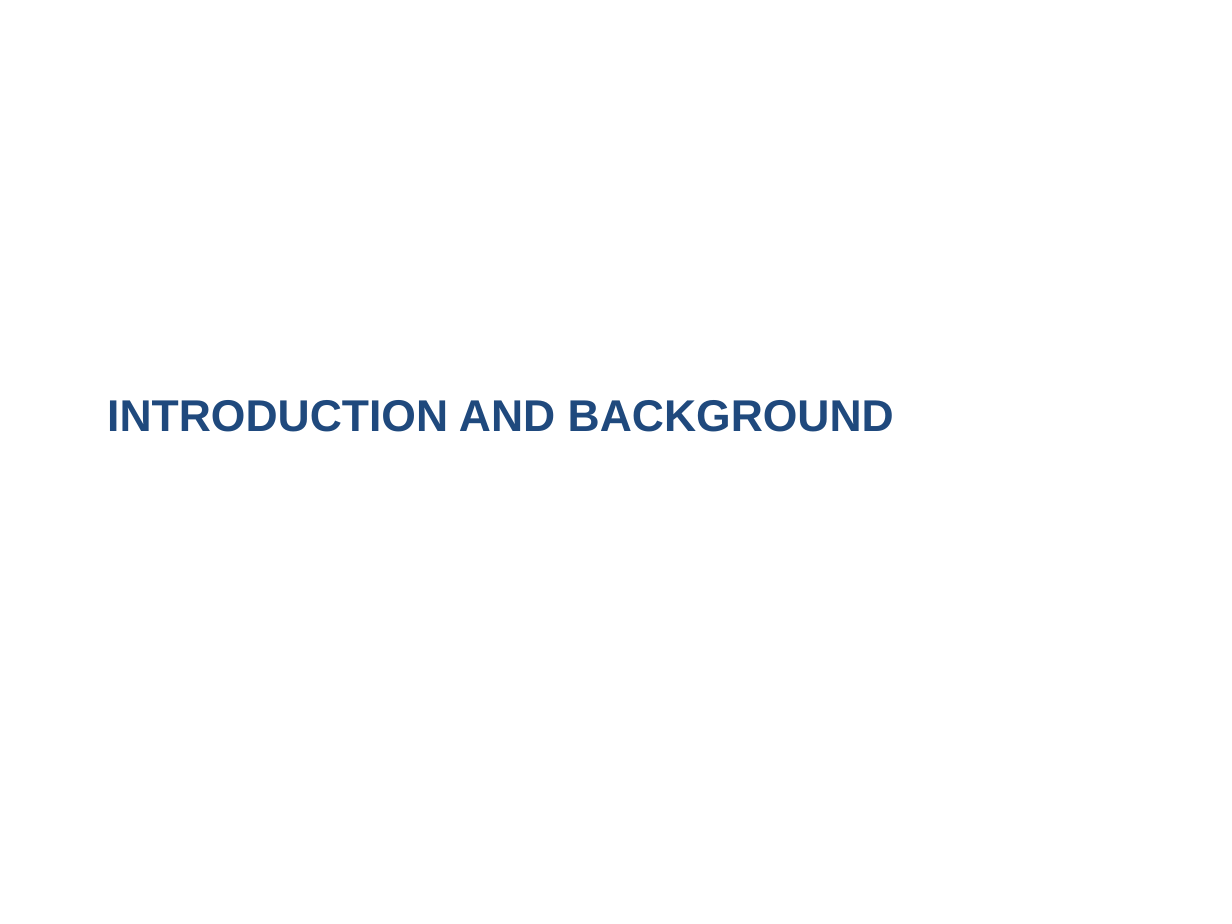
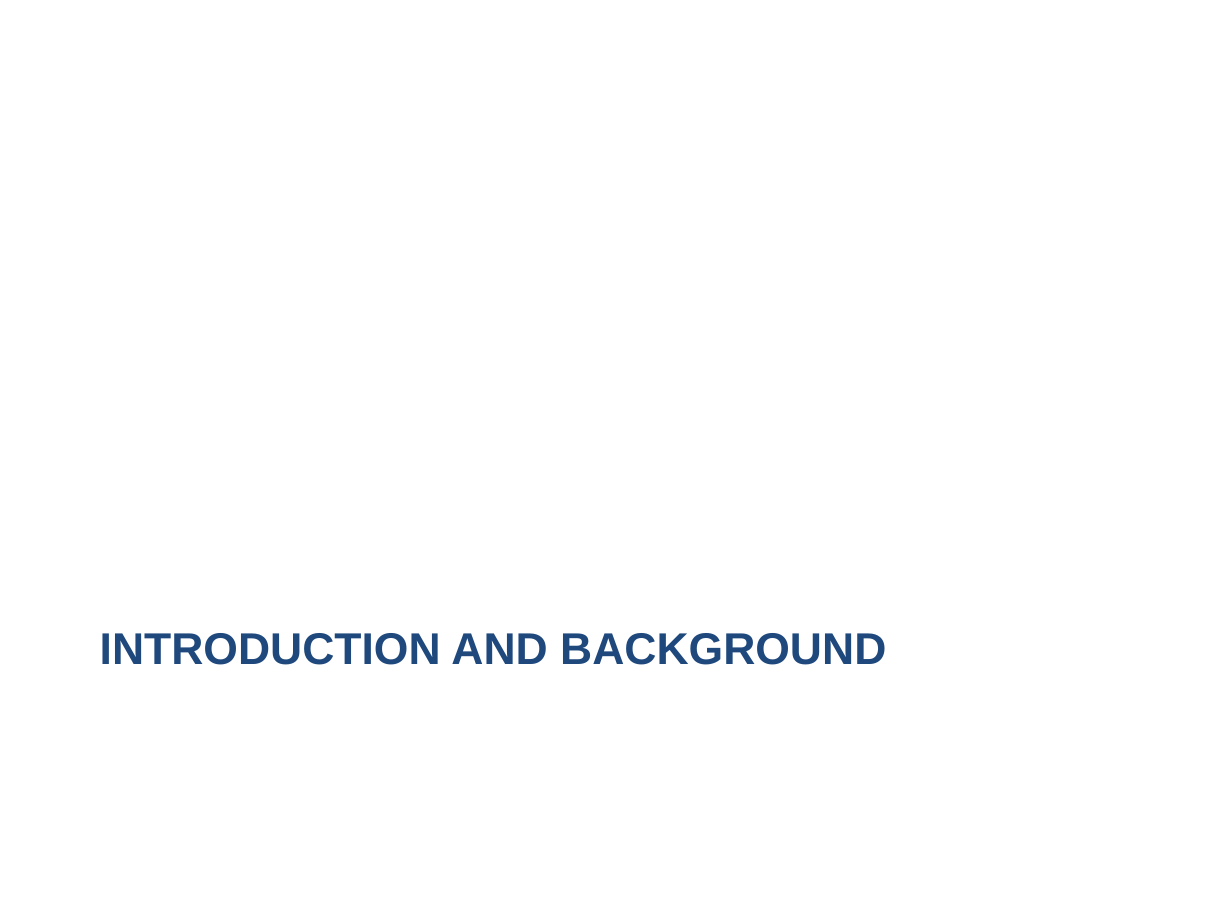
Before and after one commit to Sharaiz333/FYPBSCS_Digital-FIR-blockchain_2026, a slide deck: slide 4 of Final_Digital_FIR_Final_FYP_Presentation.pptx. Drawn at 1232x924 pixels with LibreOffice and Linux fonts; fonts in the diff are those of the drawing; background and template pictures are left out. Boxes give left, top, right and bottom in pixels: in the first picture for what was removed or moved away, otherwise in the second. Text is boxed around its words. In the diff, an @@ line names an element or a change of style, - is before the commit and + after.

Commit message:
Minor Changes

```diff
--- a/Final_Digital_FIR_Final_FYP_Presentation.pptx
+++ b/Final_Digital_FIR_Final_FYP_Presentation.pptx
@@ title "INTRODUCTION AND BACKGROUND": place and size @@
-title "INTRODUCTION AND BACKGROUND" at [107, 400, 894, 432]
+title "INTRODUCTION AND BACKGROUND" at [100, 633, 886, 665]
```
